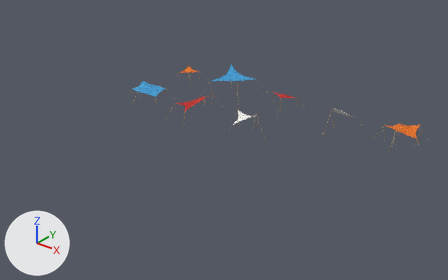
An edit to the Blender file Assets/Game/Art/Models/_Source~/components/nomad_settlement/tents.blend, drawn before and after from the same camera.
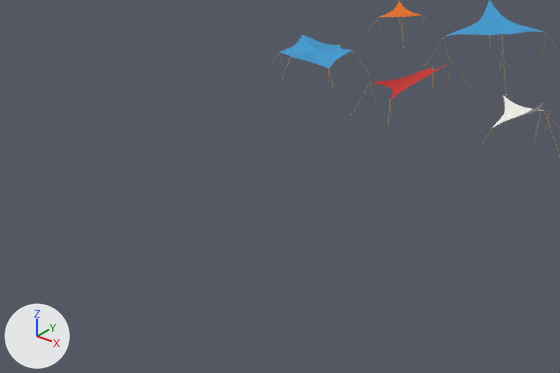
The first picture shows the older version from a 50 mm lens placed at (83.8, -92.9, 46.6), pointed at (24.3, -18.6, 0.5). The close-ups show the older and then the newer version on the part from 0% to 59% of the width and 23% to 86% of the height of that picture. Only the edits that show in the close-ups are written down. Arrows for +X, +Y and +Z are at lower left; the lights stay in place.

Names of what the first close-up shows: 'S02_Canopy', 'S06_Canopy', 'S07_Canopy' and 3 more.
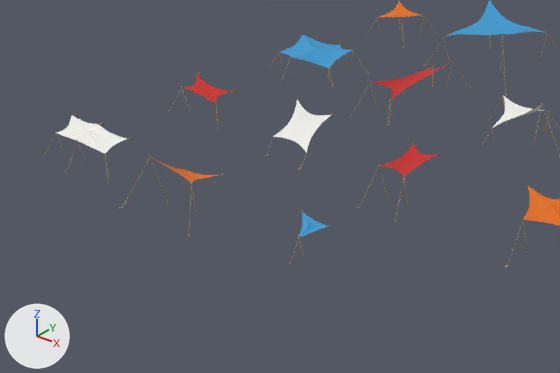
The change, as a list of edits to the scene's bpy script:
```text
Add ob_s18_canopy:
    ob_s18_canopy = bpy.data.objects.new('S18_Canopy', me_s18_canopy)  # 145 vertices, 144 faces; spans x 22.7..25.3, y -37.9..-36.12, z 1.7..2.55; in mat_mat_fabric_tarp_azure (blue #3e9ad0)
    ob_s18_canopy.parent = ob_empty_s18_wallspur_root
    ob_s18_canopy.location = (0.0, 0.0, 0.0)
Add ob_empty_s18_wallspur_root:
    ob_empty_s18_wallspur_root = bpy.data.objects.new('Empty_S18_WallSpur_Root', None)
    ob_empty_s18_wallspur_root.location = (24.0, -36.0, 0.0)
Add ob_s17_canopy:
    ob_s17_canopy = bpy.data.objects.new('S17_Canopy', me_s17_canopy)  # 225 vertices, 196 faces; spans x 9.75..14.25, y -39.0..-36.12, z 1.85..4.05; in mat_mat_fabric_sail_orange (orange #e2711d)
    ob_s17_canopy.parent = ob_empty_s17_wallbillow_root
    ob_s17_canopy.location = (0.0, 0.0, 0.0)
Add ob_empty_s17_wallbillow_root:
    ob_empty_s17_wallbillow_root = bpy.data.objects.new('Empty_S17_WallBillow_Root', None)
    ob_empty_s17_wallbillow_root.location = (12.0, -36.0, 0.0)
Add ob_s16_canopy:
    ob_s16_canopy = bpy.data.objects.new('S16_Canopy', me_s16_canopy)  # 325 vertices, 324 faces; spans x -3.6..3.6, y -38.6..-36.46, z 2.04..3.06; in mat_mat_fabric_sail_white (white #f0efea)
    ob_s16_canopy.parent = ob_empty_s16_wallcanopylong_root
    ob_s16_canopy.location = (0.0, 0.0, 0.0)
Add ob_empty_s16_wallcanopylong_root:
    ob_empty_s16_wallcanopylong_root = bpy.data.objects.new('Empty_S16_WallCanopyLong_Root', None)
    ob_empty_s16_wallcanopylong_root.location = (0.0, -36.0, 0.0)
Add ob_s14_canopy:
    ob_s14_canopy = bpy.data.objects.new('S14_Canopy', me_s14_canopy)  # 271 vertices, 270 faces; spans x 33.7..38.99, y -27.9..-24.11, z 2.74..3.4; in mat_mat_fabric_sail_orange (orange #e2711d)
    ob_s14_canopy.parent = ob_empty_s14_wallcorner_root
    ob_s14_canopy.location = (0.0, 0.0, 0.0)
Add ob_empty_s14_wallcorner_root:
    ob_empty_s14_wallcorner_root = bpy.data.objects.new('Empty_S14_WallCorner_Root', None)
    ob_empty_s14_wallcorner_root.location = (36.0, -24.0, 0.0)
Add ob_s13_canopy:
    ob_s13_canopy = bpy.data.objects.new('S13_Canopy', me_s13_canopy)  # 231 vertices, 200 faces; spans x 22.75..25.25, y -28.1..-24.11, z 2.84..3.5; in mat_mat_fabric_sail_red (red #c62f2a)
    ob_s13_canopy.parent = ob_empty_s13_wallporch_root
    ob_s13_canopy.location = (0.0, 0.0, 0.0)
Add ob_empty_s13_wallporch_root:
    ob_empty_s13_wallporch_root = bpy.data.objects.new('Empty_S13_WallPorch_Root', None)
    ob_empty_s13_wallporch_root.location = (24.0, -24.0, 0.0)
Add ob_s12_canopy:
    ob_s12_canopy = bpy.data.objects.new('S12_Canopy', me_s12_canopy)  # 255 vertices, 224 faces; spans x 10.05..13.95, y -27.1..-24.11, z 1.15..3.75; in mat_mat_fabric_sail_white (white #f0efea)
    ob_s12_canopy.parent = ob_empty_s12_walllean_root
    ob_s12_canopy.location = (0.0, 0.0, 0.0)
Add ob_empty_s12_walllean_root:
    ob_empty_s12_walllean_root = bpy.data.objects.new('Empty_S12_WallLean_Root', None)
    ob_empty_s12_walllean_root.location = (12.0, -24.0, 0.0)
Add ob_s11_canopy:
    ob_s11_canopy = bpy.data.objects.new('S11_Canopy', me_s11_canopy)  # 231 vertices, 200 faces; spans x -2.2..2.2, y -26.15..-24.46, z 1.85..3.0; in mat_mat_fabric_sail_red (red #c62f2a)
    ob_s11_canopy.parent = ob_empty_s11_wallstrip_root
    ob_s11_canopy.location = (0.0, 0.0, 0.0)
Add ob_empty_s11_wallstrip_root:
    ob_empty_s11_wallstrip_root = bpy.data.objects.new('Empty_S11_WallStrip_Root', None)
    ob_empty_s11_wallstrip_root.location = (0.0, -24.0, 0.0)
```

Boxes [x1, y1, x2, y2] around the edits, measured in the close-ups (560 x 373 px):
'S16_Canopy', added: after [57, 116, 127, 153]
'S12_Canopy', added: after [273, 100, 331, 153]
'S14_Canopy', added (orange): after [524, 186, 560, 225]
'S13_Canopy', added (red): after [380, 144, 437, 177]
'S11_Canopy', added (red): after [184, 75, 230, 104]
'S18_Canopy', added: after [299, 212, 328, 237]
'S17_Canopy', added: after [153, 158, 218, 183]
